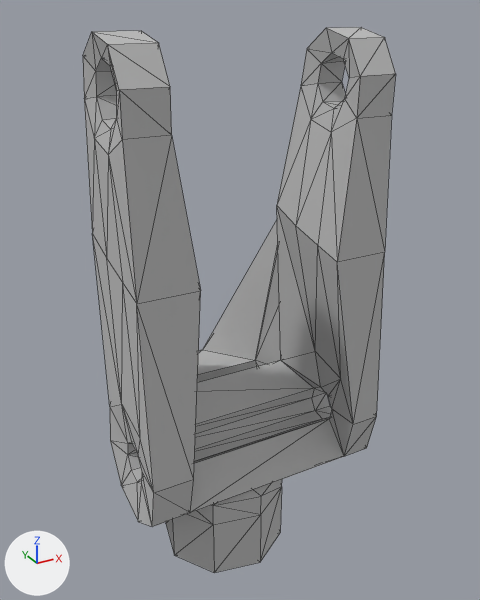
Before and after pictures for a commit that changed the glTF model atlas/meshes/l_uglut.gltf.
Both versions are drawn from a 50 mm lens placed at (-0.086, -0.168, 0.1328), pointed at (0.0168, 0.0188, 0.0393). The axes (+X, +Y, +Z) are drawn at lower left. The lights are the same throughout. Mesh edges are drawn as thin lines.

Script lines for the objects in view, before the commit:
```python
me_node_mesh = bpy.data.meshes.new('Node-Mesh')
me_node_mesh.from_pydata(...)  # 238 vertices, 486 faces; spans x -0.033..0.049, y -0.02..0.072, z -0.041..0.128
me_node_mesh.materials.append(mat_default)  # grey #bcbcbc
ob_node = bpy.data.objects.new('Node', me_node_mesh)
ob_node.location = (0.0, 0.0, 0.0)
```
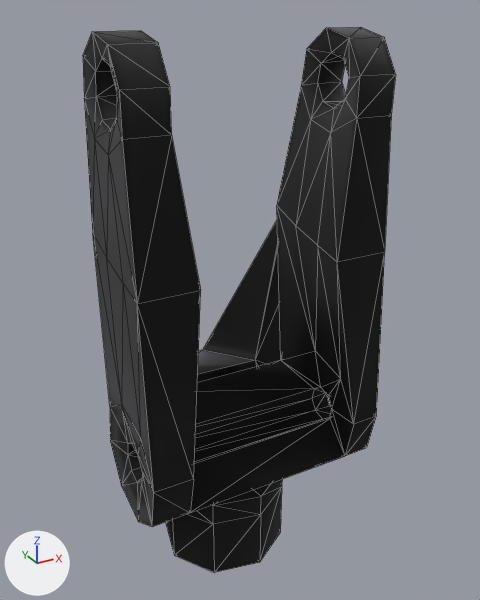
Changed parts and their boxes [x1, y1, x2, y2] in the pictures (480 x 600 px):
part 1 of me_node_mesh, recoloured (grey to black): [83, 27, 396, 573] in both

The change in detail:
Picture 'extremities_diffuse_unplugged_mit' (img_extremities_diffuse_unplugged_mit) is new.
Material 'drc_extremities_diffuse.004' (mat_drc_extremities_diffuse_004) is new.
Its texture is img_extremities_diffuse_unplugged_mit.
Its roughness is 0.998.
me_node_mesh is used by ob_node; location (0.0, 0.0, 0.0).
me_node_mesh had 238 vertices, 486 faces and spanned x -0.033..0.049, y -0.02..0.072, z -0.041..0.128.
me_node_mesh now has 238 vertices, 486 faces and spans x -0.033..0.049, y -0.02..0.072, z -0.041..0.127.
me_node_mesh part 1: 484 faces spanning x -0.033..0.049, y -0.02..0.072, z -0.041..0.127 switch from mat_default (grey #bcbcbc) to mat_drc_extremities_diffuse_004 (picture img_extremities_diffuse_unplugged_mit).
